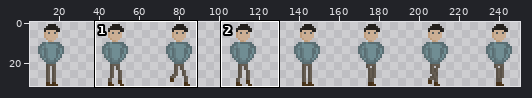
Two states of a sprite sheet, Gambling Simulator/Assets/Sprites/Characters/NPC 2/NPC 2 Walking.png. Above, an overview of the earlier version with the close-up marked.
Close-up. The starting point:
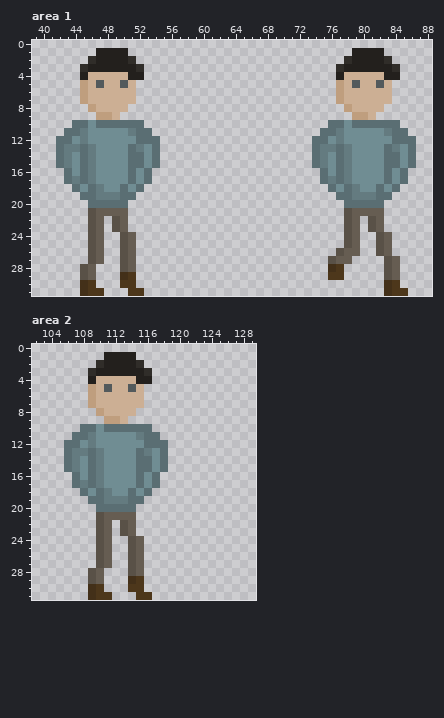
The file is 256x32 pixels. Colours within 5 levels of each other are drawn and written as one. Shown: area 1: x 39..88, y 0..31; area 2: x 102..129, y 0..31. The wide view leaves out empty margins.
And afterwards:
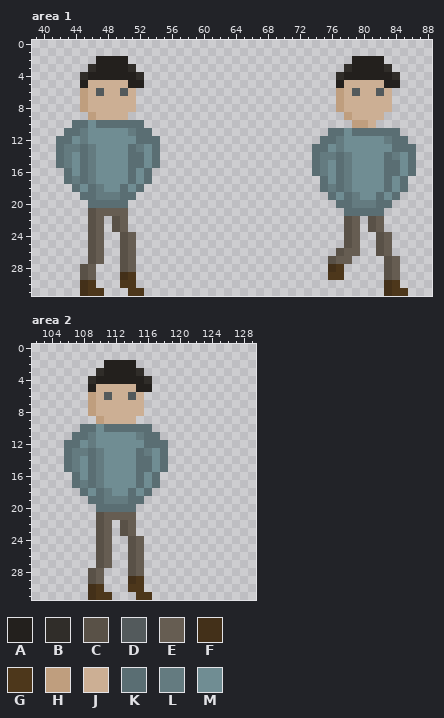
Palette (. is transparent): A #23201d  B #302d29  C #595147  D #535a5c  E #665d52  F #433019  G #4d371b  H #bf9e7e  J #ccaf94  K #5a6e73  L #647b80  M #708d93
Change:
Area 1:
The author put colour A in row 5 at x 52 and 84.
Colour H becomes colour A in row 5 at x 45 and 77.
Colour J becomes colour A in row 4 at x 46 to 50 and 78 to 82; in row 5 at x 51 and 83.
Colour A becomes colour B in row 3 at x 46, 51, 78 and 83; in row 4 at x 45, 52, 77 and 84.
Colour J becomes colour D in row 6 at x 47, 50, 79 and 82.
The author put colour H in row 8 at x 45 and 77; in row 9 at x 46 and 78.
Colour K becomes colour H in row 10 at x 79 to 80.
The author put colour J in row 8 at x 51 and 83; in row 9 at x 50 and 82.
Colour D becomes colour J in row 5 at x 47, 50, 79 and 82.
Colour H becomes colour J in row 8 at x 46 and 78; in row 9 at x 47 to 48 and 79 to 80.
Colour K becomes colour J in row 10 at x 81.
The author put colour K in row 16 at x 74 and 86; in row 18 at x 75 and 85; in row 19 at x 76 and 84; in row 20 at x 77 and 83.
Colour C becomes colour K in row 21 at x 78.
Colour E becomes colour K in row 21 at x 79 to 82.
Colour L becomes colour K in row 11 at x 77 and 83; in row 13 at x 75 and 84.
Colour M becomes colour K in row 11 at x 79 to 82; in row 12 at x 76; in row 13 at x 85; in row 16 at x 84; in row 18 at x 77 and 83.
Colour K becomes colour L in row 13 at x 77; in row 14 at x 84; in row 16 at x 75; in row 18 at x 76 and 78; in row 20 at x 79 to 81.
Colour M becomes colour L in row 12 at x 83; in row 14 at x 76.
Colour K becomes colour M in row 13 at x 83; in row 16 at x 85; in row 18 at x 82 and 84; in row 19 at x 77 and 83.
Colour L becomes colour M in row 13 at x 76 and 78; in row 17 at x 76; in row 18 at x 79; in row 19 at x 80 to 81.
The edit erases colour A in row 1 at x 47 to 50 and 79 to 82.
The edit erases colour B in row 2 at x 46, 51, 78 and 83; in row 3 at x 45, 52, 77 and 84.
The edit erases colour K in row 10 at x 76 to 77 and 82 to 84; in row 11 at x 75 and 85; in row 12 at x 74 and 86.
The edit erases colour M in row 10 at x 78.
Area 2:
The author put colour A in row 5 at x 116.
Colour H becomes colour A in row 5 at x 109.
Colour J becomes colour A in row 4 at x 110 to 114; in row 5 at x 115.
Colour A becomes colour B in row 3 at x 110 and 115; in row 4 at x 109 and 116.
Colour J becomes colour D in row 6 at x 111 and 114.
The author put colour H in row 8 at x 109; in row 9 at x 110.
The author put colour J in row 8 at x 115; in row 9 at x 114.
Colour D becomes colour J in row 5 at x 111 and 114.
Colour H becomes colour J in row 8 at x 110; in row 9 at x 111 to 112.
The edit erases colour A in row 1 at x 111 to 114.
The edit erases colour B in row 2 at x 110 and 115; in row 3 at x 109 and 116.
Boxes around the changes in both close-ups, in picture pixels (x1, y1, x2, y2):
changed: (80, 48, 144, 120)
changed: (312, 48, 416, 216)
changed: (88, 352, 152, 424)
